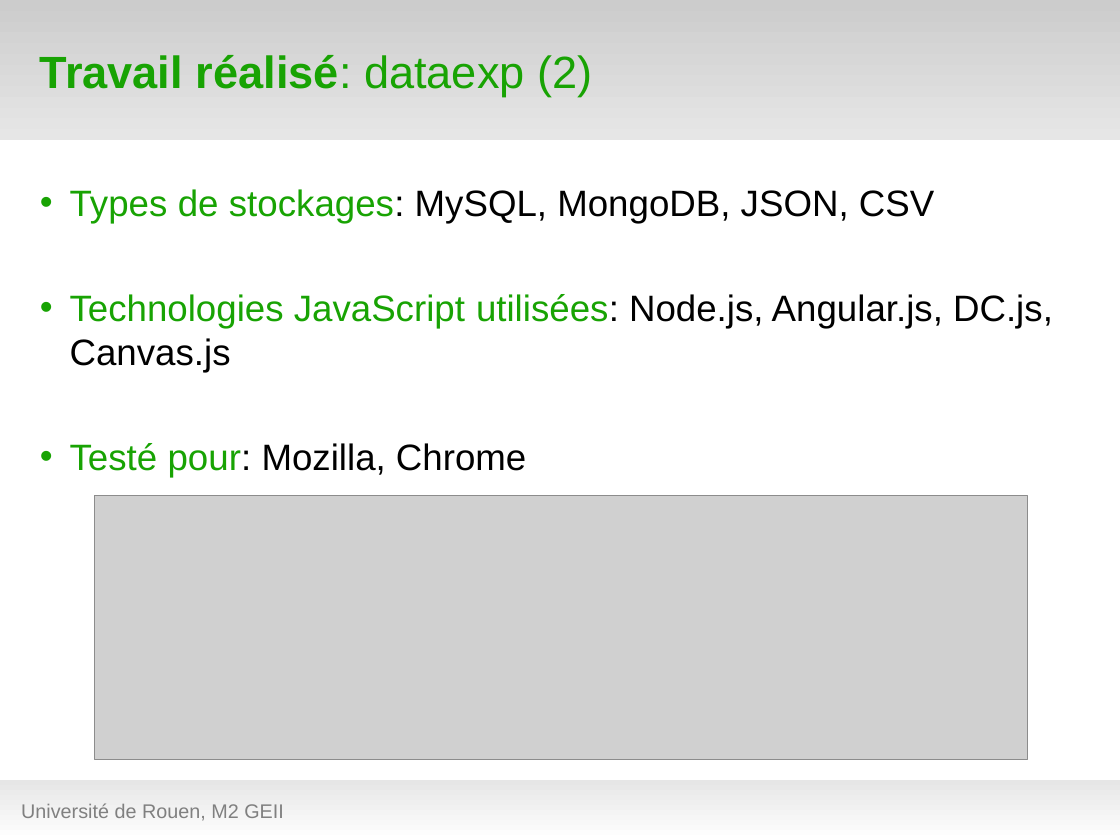
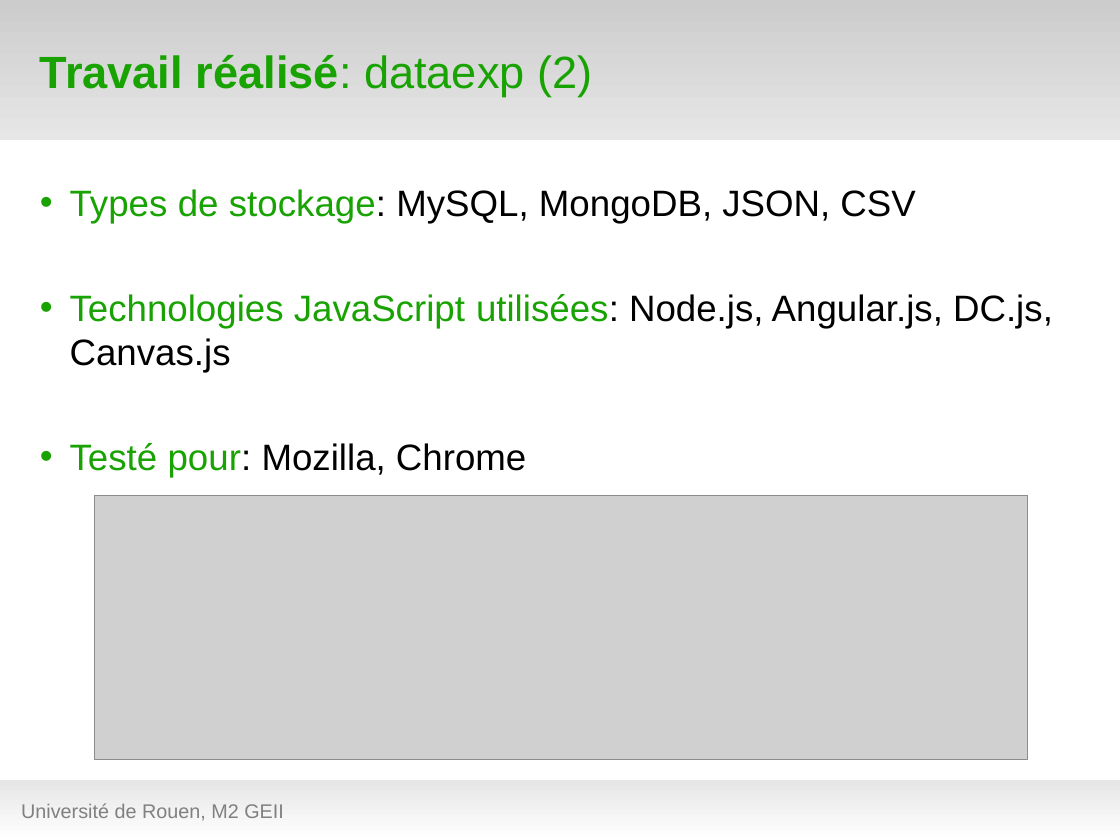
Before and after one commit to hanzenok/dataexp, a slide deck: slide 19 of presentation/test_green8.odp. Drawn at 1120x840 pixels with LibreOffice and Linux fonts; fonts in the diff are those of the drawing; grey boxes stand for pictures; background and template pictures are left out. Boxes give left, top, right and bottom in pixels: in the first picture for what was removed or moved away, otherwise in the second. Text is boxed around its words. In the diff, an @@ line names an element or a change of style, - is before the commit and + after.

```diff
--- a/presentation/test_green8.odp
+++ b/presentation/test_green8.odp
@@ text at (70,189,915,223): text changed @@
-• Types de stockages: MySQL, MongoDB, JSON, CSV
+• Types de stockage: MySQL, MongoDB, JSON, CSV
```
Also in this commit, not shown: 12 other slides changed, 7 other files.
